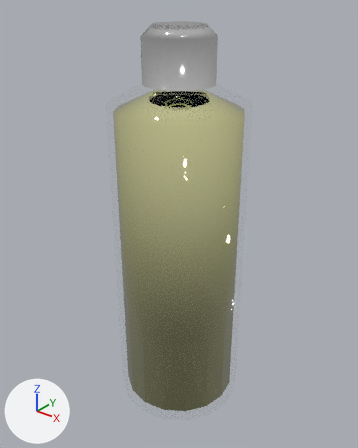
An edit to the Blender file packages/frontend/assets/world/objects/herbarium/herbarium.blend, drawn before and after from the same camera.
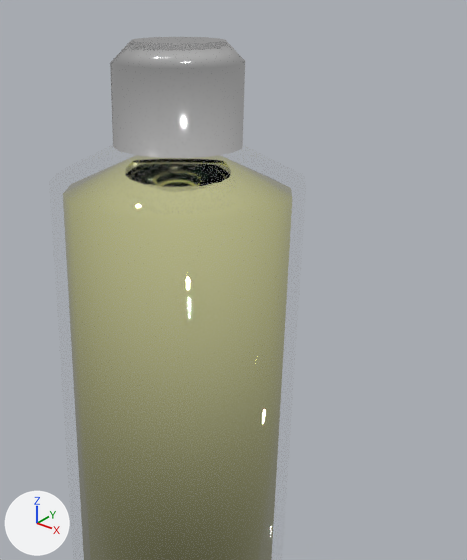
Each version is shown whole from a 50 mm lens placed at (0.0848, -0.1061, 0.1291), pointed at (-0.0009, 0.001, 0.0627), then close up on the part from 22% to 96% of the width and 0% to 72% of the height. The lights are fixed; the arrows at lower left show +X, +Y and +Z. The older version's two pictures come first.
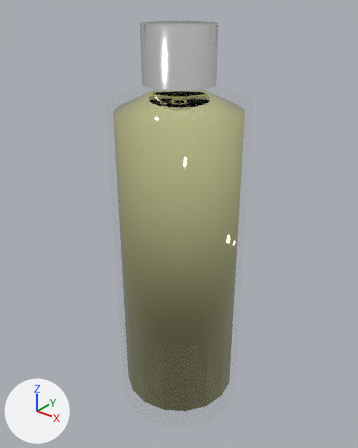
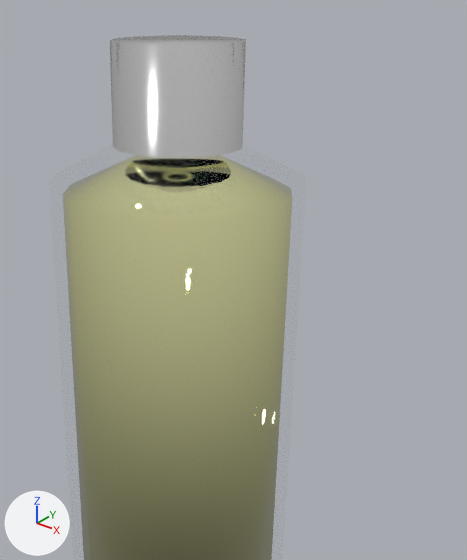
What differs and where, as boxes (x1, y1, x2, y2) in the close-ups (467 x 560 px):
'Cylinder', modifiers changed: before (49, 37, 306, 560); after (49, 35, 306, 560)

The change, as a list of edits to the scene's bpy script:
```text
Change ob_cylinder:
    remove _m = ob_cylinder.modifiers.new('Bevel', 'BEVEL')
    remove _m.width = 0.003
    remove _m.width_pct = 0.003
    remove _m.limit_method = 'WEIGHT'
    remove _m.harden_normals = True
```
